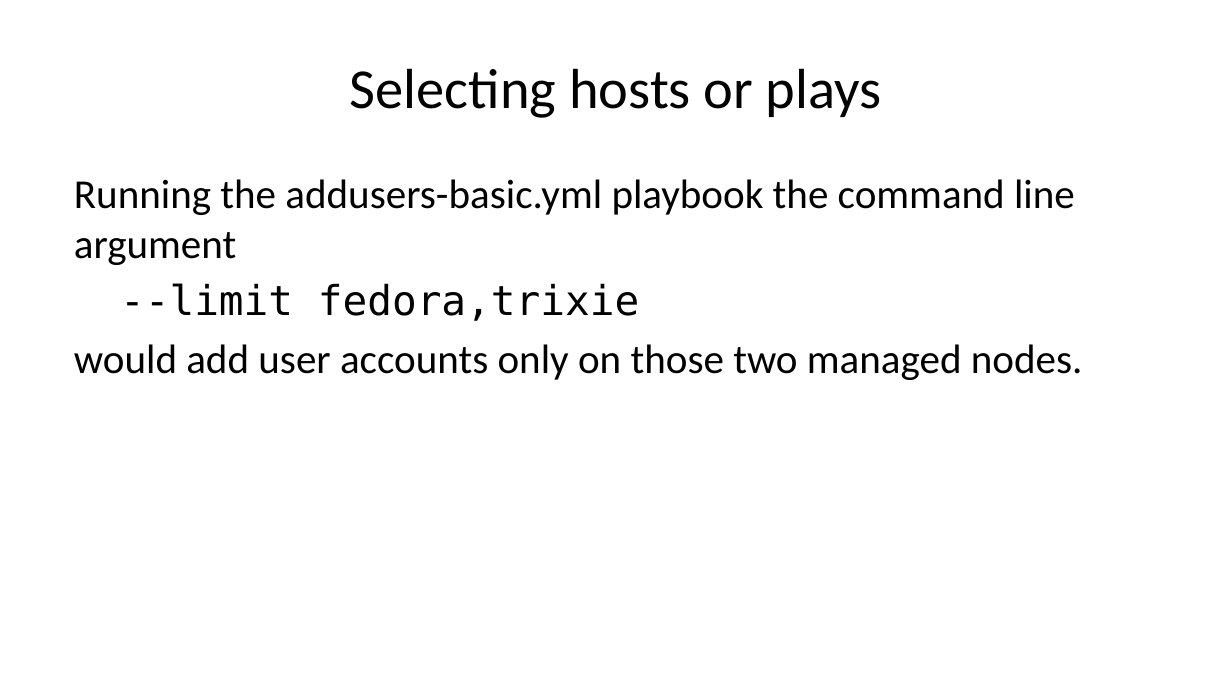
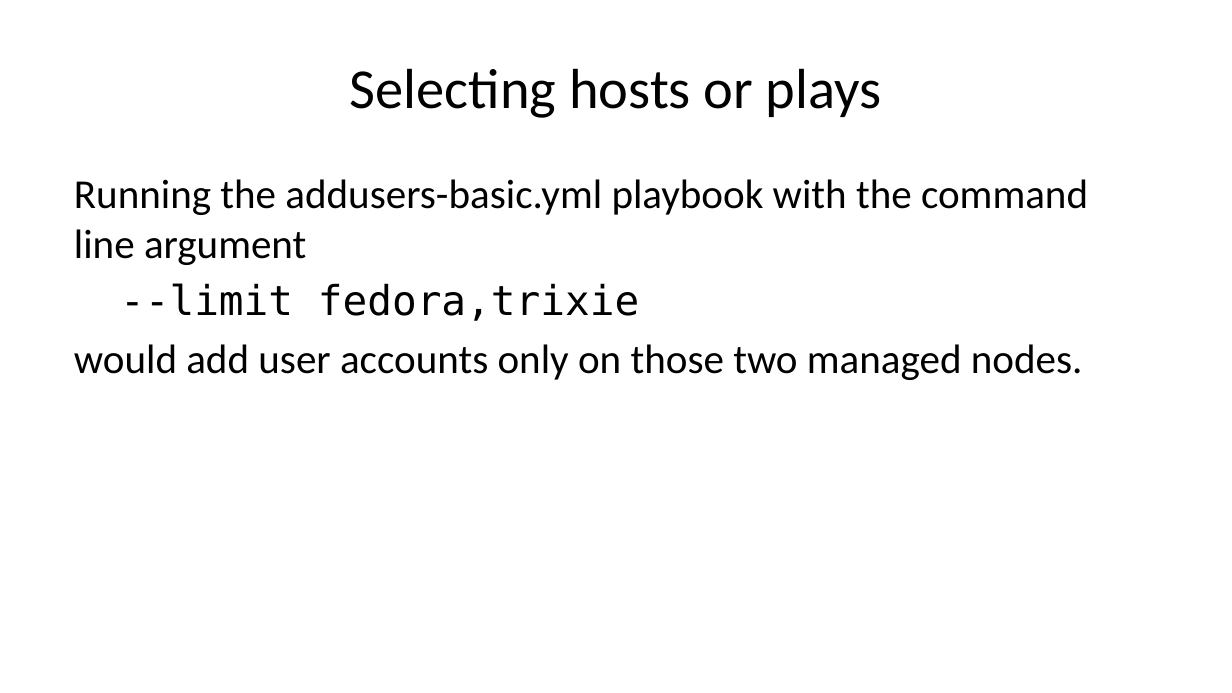
Before and after one commit to jjdavis5678/afti, a slide deck: slide 31 of slides.pptx. Drawn at 1232x693 pixels with LibreOffice and Linux fonts; fonts in the diff are those of the drawing. Boxes give left, top, right and bottom in pixels: in the first picture for what was removed or moved away, otherwise in the second. Text is boxed around its words. In the diff, an @@ line names an element or a change of style, - is before the commit and + after.

```diff
--- a/slides.pptx
+++ b/slides.pptx
@@ text at [74,179,1088,265]: text changed @@
-Running the addusers-basic.yml playbook the command line argument
+Running the addusers-basic.yml playbook with the command line argument
```
Also in this commit, not shown: 1 slide removed, 1 other file.
